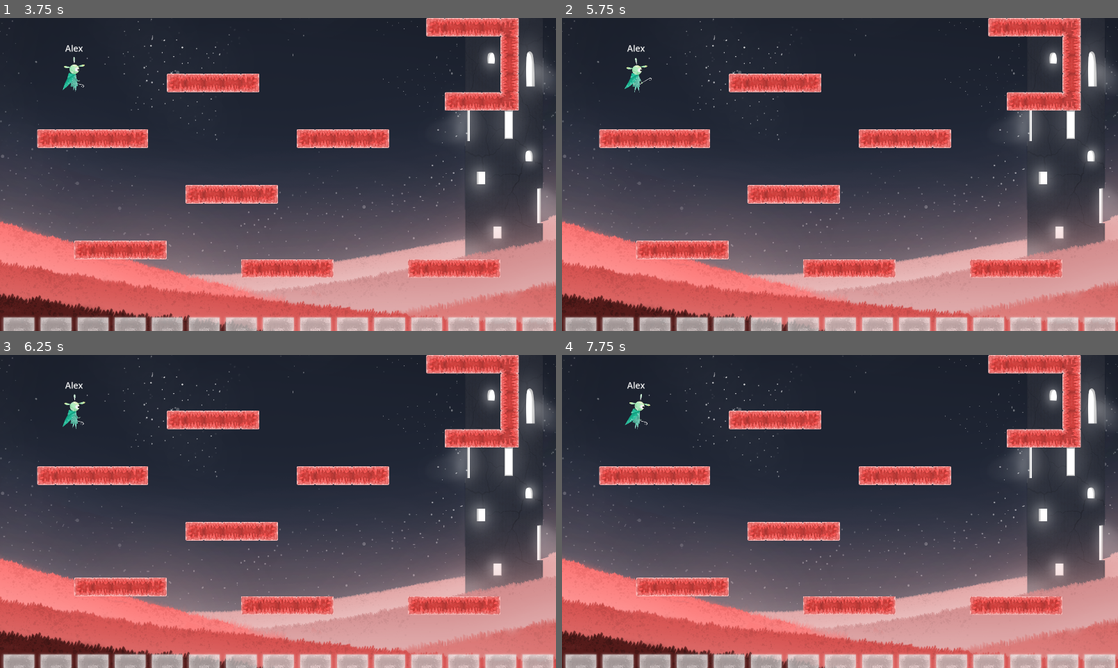
Above: before the commit, frames 1-4 (two rows, left to right).
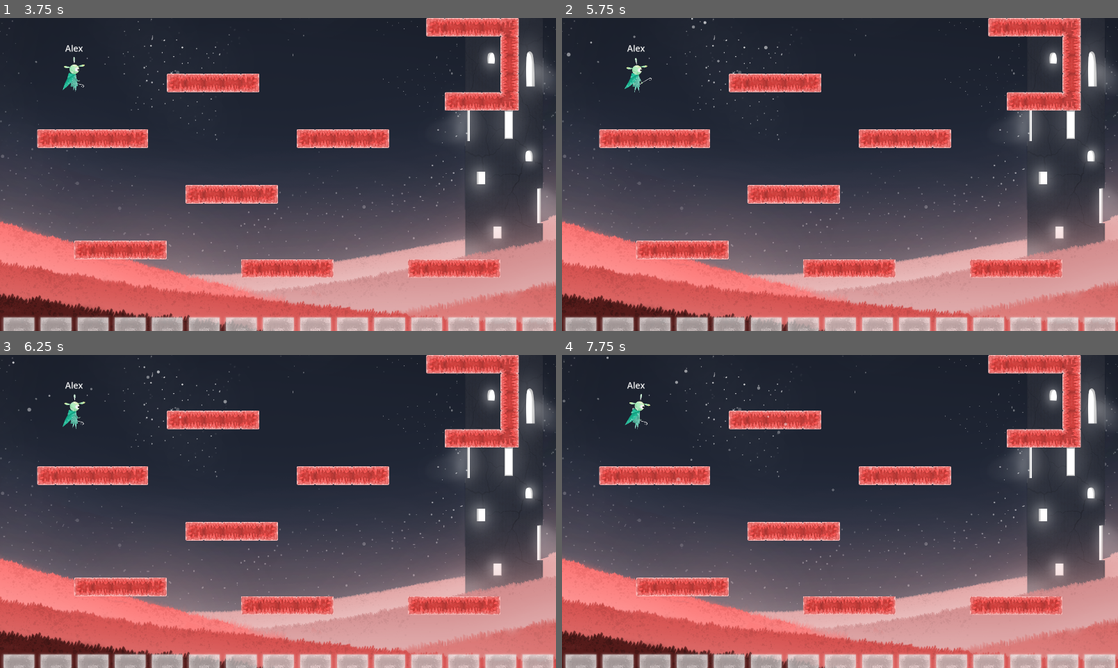
Above: after the commit, the same moments.

Repository: maticstric/cubegame
Game: Godot game, scene res://project/scenes/main_menu.tscn
Same seed, same stepped clock (60 frames per second), same inputs: the game is played once before the commit and once after it.
Inputs (mouse positions are in pixels of both pictures, inside the frame that each line leads up to):
- Up to frame 1 (3.75 s): click (278, 174) at 0.52 s; type "Alex" at 0.6 s; click "host" at 1.25 s; click "start game" at 2 s; hold D (right) from 2.78 s (still down); tap Q (attack) at 2.85, 3.6 s; tap Space (jump) at 3.02 s
- Up to frame 2 (5.75 s): tap Space (jump) at 3.77, 5.27 s; release D (right) at 4.28 s; hold A (left) 4.28-5.03 s; tap Q (attack) at 4.35, 5.1 s; hold D (right) from 5.03 s (still down)
- Up to frame 3 (6.25 s): keep holding D (right); tap Q (attack) at 5.85 s; tap Space (jump) at 6.02 s
- Up to frame 4 (7.75 s): release D (right) at 6.53 s; hold A (left) 6.53-7.28 s; tap Q (attack) at 6.6, 7.35 s; tap Space (jump) at 6.77 s; hold D (right) from 7.28 s (still down)

Frame 1 is identical in both runs. In frame 2, less than 0.1% of the frame differs, in the area x 0-37%, y 0-17%; in frame 3, less than 0.1%; in frame 4, less than 0.1%, in the area x 0-56%, y 0-47%.
Error in both runs: Invalid operands 'float' and 'Vector2' in operator '+'. (res://project/scripts/player.gd:69)

Commit message:
basic particles
super basic stardust particle system (not complete)

Diff:
--- a/project/scenes/levels/test_level.tscn
+++ b/project/scenes/levels/test_level.tscn
@@ -8,6 +8,7 @@
 [ext_resource type="PackedScene" uid="uid://4sfqgcwi5bbx" path="res://project/scenes/objects/06_Accessories/Rocks2.tscn" id="6_graht"]
 [ext_resource type="TileSet" uid="uid://dupfq76rkrwb7" path="res://project/scenes/objects/04_Tilemaps/00_PermaBorder.tres" id="8_xiv42"]
 [ext_resource type="TileSet" uid="uid://citep3cnbu2hh" path="res://project/scenes/objects/04_Tilemaps/RedFieldsTiles.tres" id="9_dbala"]
+[ext_resource type="PackedScene" uid="uid://cthaahvylteaq" path="res://project/scenes/objects/06_Accessories/stardust.tscn" id="9_ob535"]
 
 [node name="TestLevel" type="Node2D"]
 script = ExtResource("1_yf11b")
@@ -79,3 +80,6 @@
 tile_set = ExtResource("9_dbala")
 format = 2
 layer_0/tile_data = PackedInt32Array(786436, 65536, 3, 786437, 131072, 3, 786438, 131072, 3, 786439, 131072, 3, 786440, …(784 unchanged characters)…
+
+[node name="stardust" parent="." instance=ExtResource("9_ob535")]
+position = Vector2(96, -66)
--- /dev/null
+++ b/project/scenes/objects/06_Accessories/stardust.tscn
@@ -0,0 +1,46 @@
+[gd_scene load_steps=7 format=3 uid="uid://cthaahvylteaq"]
+
+[ext_resource type="Texture2D" uid="uid://b00knbai36u10" path="res://project/resources/06_Accessories/02_RedFieldsMap/RoundParticle.png" id="1_7i76s"]
+
+[sub_resource type="Curve" id="Curve_1lqcd"]
+min_value = -360.0
+max_value = 360.0
+_data = [Vector2(0, -40.9017), 0.0, 0.0, 0, 0, Vector2(1, -360), 0.0, 0.0, 0, 0]
+point_count = 2
+
+[sub_resource type="Curve" id="Curve_dt2kt"]
+min_value = -500.0
+max_value = 500.0
+_data = [Vector2(0, -314.698), 0.0, 749.486, 0, 1, Vector2(0.508314, 66.2759), 0.0, 0.0, 0, 0, Vector2(1, -232.642), -607.944, 0.0, 1, 0]
+point_count = 3
+
+[sub_resource type="Curve" id="Curve_gaofl"]
+min_value = -360.0
+max_value = 360.0
+_data = [Vector2(0, -163.282), 0.0, 0.0, 0, 0, Vector2(0.289786, 284.04), 0.0, 0.0, 0, 0, Vector2(1, -205.482), 0.0, 0.0, 0, 0]
+point_count = 3
+
+[sub_resource type="Gradient" id="Gradient_0preq"]
+colors = PackedColorArray(1, 1, 1, 1, 1, 1, 1, 0)
+
+[sub_resource type="Gradient" id="Gradient_u72v8"]
+colors = PackedColorArray(1, 1, 1, 1, 1, 1, 1, 0.576471)
+
+[node name="stardust" type="Node2D"]
+
+[node name="particle system" type="CPUParticles2D" parent="."]
+amount = 50
+lifetime = 4.0
+speed_scale = 0.42
+randomness = 0.09
+lifetime_randomness = 0.19
+texture = ExtResource("1_7i76s")
+emission_shape = 3
+emission_rect_extents = Vector2(500, 1)
+gravity = Vector2(250, 200)
+angular_velocity_curve = SubResource("Curve_1lqcd")
+orbit_velocity_curve = SubResource("Curve_dt2kt")
+angle_curve = SubResource("Curve_gaofl")
+scale_amount_min = 0.2
+color_ramp = SubResource("Gradient_0preq")
+color_initial_ramp = SubResource("Gradient_u72v8")
Binary file added: project/resources/06_Accessories/02_RedFieldsMap/RoundParticle.png
Not shown, added: project/resources/06_Accessories/02_RedFieldsMap/RoundParticle.png.import
Not shown: 1 places in project/scenes/levels/test_level.tscn that only renumber resources
